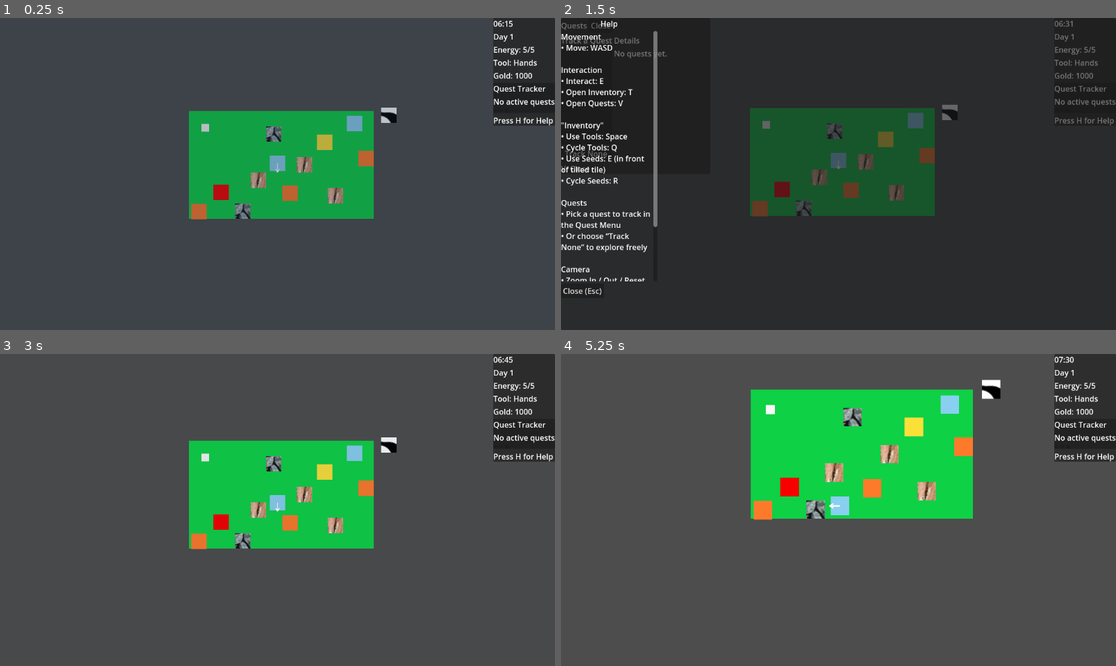
Above: before the commit, frames 1-4 (two rows, left to right).
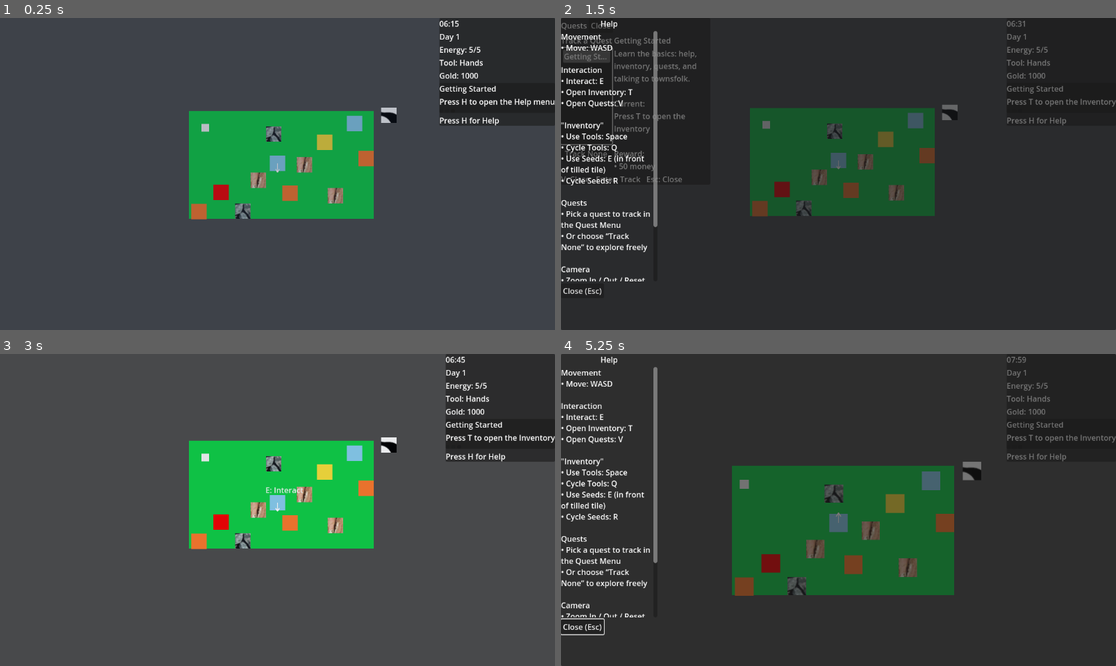
Above: after the commit, the same moments.

Repository: Elias-Fariz/agri-cultured
Game: Godot game, scene res://tscn/Farm.tscn
Same seed, same stepped clock (60 frames per second), same inputs: the game is played once before the commit and once after it.
Inputs (mouse positions are in pixels of both pictures, inside the frame that each line leads up to; where the layout moved, square brackets give the same spot in the first picture):
- Up to frame 1 (0.25 s): no input
- Up to frame 2 (1.5 s): tap H (open_help) at 0.5 s; hold D (move_right) 0.53-1.25 s; hold E (interact) 0.53-1.25 s; tap V (open_quests) at 0.8 s; click (1021, 111) [1066, 111] at 1.25 s
- Up to frame 3 (3 s): click "Track None" at 2 s; tap H (open_help) at 2.75 s; hold S (move_down) from 2.78 s (still down); tap V (open_quests) at 2.85 s
- Up to frame 4 (5.25 s): tap Space (tool) at 3.05 s; tap H (open_help) at 3.5, 5 s; release S (move_down) at 3.53 s; hold D (move_right) 3.53-4.28 s; hold Space (tool) 3.53-4.28 s; tap E (interact) at 3.8, 4.55 s; hold W (move_up) 4.28-5.03 s; tap - (camera_zoom_out) at 4.35 s; hold A (move_left) from 5.03 s (still down); hold - (camera_zoom_out) from 5.03 s (still down)

The runs differ from the first frame. In frame 1, 3.8% of the frame differs, in the area x 79-100%, y 0-35%; in frame 2, 2.2%; in frame 3, 3.5%; in frame 4, 95%, in the area x 0-100%, y 0-100%.

Commit message:
tutorial quest
added a tutorial quest and FINALLY FIXED THE COMPLETED-BUT-NOT-CLAIMED ISSUE!

Diff:
--- a/autoloads/QuestEvents.gd
+++ b/autoloads/QuestEvents.gd
@@ -16,6 +16,7 @@
 signal entered_location(location_id: String)
 signal shipped(item_id: String, qty: int)
 signal action_done(action: String, amount: int)
+signal ui_opened(ui_id: String)
 
 signal quest_state_changed
 
@@ -36,3 +37,7 @@
 		# For things like "chop_tree"
 		GameState.apply_quest_event(action, "", amount)
 	)
+
+	ui_opened.connect(func(ui_id: String):
+		GameState.apply_quest_event("ui_open", ui_id, 1)
+	)
--- /dev/null
+++ b/data/quests/tutorial_day1.tres
@@ -0,0 +1,66 @@
+[gd_resource type="Resource" script_class="QuestData" load_steps=10 format=3 uid="uid://dc5tn3osodxit"]
+
+[ext_resource type="Script" uid="uid://cg0ailnic1w71" path="res://data/quests/QuestData.gd" id="1_fvlvt"]
+[ext_resource type="Script" uid="uid://bolxtchvrfo0y" path="res://data/quests/QuestStepData.gd" id="2_gw17v"]
+
+[sub_resource type="Resource" id="Resource_fvlvt"]
+script = ExtResource("2_gw17v")
+type = "ui_open"
+target = "help"
+text = "Press H to open the Help menu"
+metadata/_custom_type_script = "uid://bolxtchvrfo0y"
+
+[sub_resource type="Resource" id="Resource_gw17v"]
+script = ExtResource("2_gw17v")
+type = "ui_open"
+target = "inventory"
+text = "Press T to open the Inventory"
+metadata/_custom_type_script = "uid://bolxtchvrfo0y"
+
+[sub_resource type="Resource" id="Resource_ie44q"]
+script = ExtResource("2_gw17v")
+type = "ui_open"
+target = "quest_menu"
+text = "Press V to open the Quest menu"
+metadata/_custom_type_script = "uid://bolxtchvrfo0y"
+
+[sub_resource type="Resource" id="Resource_15lpo"]
+script = ExtResource("2_gw17v")
+type = "go_to"
+target = "town_square"
+text = "Press E in front of the orange square to move to the Town"
+metadata/_custom_type_script = "uid://bolxtchvrfo0y"
+
+[sub_resource type="Resource" id="Resource_klcmf"]
+script = ExtResource("2_gw17v")
+type = "talk_to"
+target = "npc_mayor"
+text = "Talk with the Mayor, the purple box in the top-left"
+metadata/_custom_type_script = "uid://bolxtchvrfo0y"
+
+[sub_resource type="Resource" id="Resource_aqkft"]
+script = ExtResource("2_gw17v")
+type = "ui_open"
+target = "townboard"
+text = "Walk to the townboard (yellow square) and press E to open it"
+metadata/_custom_type_script = "uid://bolxtchvrfo0y"
+
+[sub_resource type="Resource" id="Resource_12pbc"]
+script = ExtResource("2_gw17v")
+type = "go_to"
+target = "farm"
+text = "Return to the Farm, and welcome!"
+metadata/_custom_type_script = "uid://bolxtchvrfo0y"
+
+[resource]
+script = ExtResource("1_fvlvt")
+id = "tutorial_day1"
+title = "Getting Started"
+description = "Learn the basics: help, inventory, quests, and talking to townsfolk."
+quest_type = "chain"
+oneshot_action = ""
+steps = Array[ExtResource("2_gw17v")]([SubResource("Resource_fvlvt"), SubResource("Resource_gw17v"), SubResource("Resource_ie44q"), SubResource("Resource_15lpo"), SubResource("Resource_klcmf"), SubResource("Resource_aqkft"), SubResource("Resource_12pbc")])
+turn_in_id = "townboard"
+turn_in_text = "Once you're ready, go back to the Townboard to claim this quest!"
+reward_money = 50
+metadata/_custom_type_script = "uid://cg0ailnic1w71"
--- a/scripts/BaseOverlay.gd
+++ b/scripts/BaseOverlay.gd
@@ -12,6 +12,7 @@
 # If true, opening this overlay locks gameplay + pauses time.
 # HUD should be false. Inventory/Shipping/QuestBoard should be true.
 @export var is_modal: bool = false
+@export var tutorial_ui_id: String = ""
 
 var _is_open: bool = false
 
@@ -40,12 +41,18 @@
 
 func show_overlay() -> void:
 	_set_overlay_visible(true)
+	if tutorial_ui_id != "":
+		print("[Overlay] opened tutorial_ui_id=", tutorial_ui_id, " node=", name)
+		QuestEvents.ui_opened.emit(tutorial_ui_id)
 
 func hide_overlay() -> void:
 	_set_overlay_visible(false)
 
 func toggle_overlay() -> void:
-	_set_overlay_visible(not _is_open)
+	if is_open():
+		hide_overlay()
+	else:
+		show_overlay()
 
 func is_open() -> bool:
 	return _is_open
--- a/scripts/Farm.gd
+++ b/scripts/Farm.gd
@@ -170,7 +170,6 @@
 	if _is_raining_today():
 		_apply_rain_wet_visuals_today()
 
-
 func _on_day_changed(_day: int) -> void:
 	var grew_from_rain := rained_today  # rain that happened during the previous day
 
--- a/scripts/GameState.gd
+++ b/scripts/GameState.gd
@@ -283,6 +283,9 @@
 
 var _talked_block_by_npc: Dictionary = {}  # npc_id -> String "day:morning" etc.
 
+const TUTORIAL_QUEST_ID := "tutorial_day1"
+const TUTORIAL_QUEST_RES_PATH := "res://data/quests/tutorial_day1.tres"
+
 
 func _ready() -> void:
 	reset_energy()
@@ -295,6 +298,11 @@
 	QuestEvents.chopped_tree.connect(_on_quest_chopped_tree)
 	QuestEvents.broke_rock.connect(_on_quest_broke_rock)
 	QuestEvents.harvested.connect(_on_quest_harvested)
+
+	QuestEvents.ui_opened.connect(_on_quest_ui_opened)
+	var tm := get_node_or_null("/root/TimeManager")
+	if tm:
+		tm.day_changed.connect(_on_day_changed)
 
 func cycle_tool_next() -> void:
 	current_tool = (int(current_tool) + 1) % TOOL_COUNT
@@ -398,6 +406,7 @@
 
 	var quest: Dictionary = active_quests[quest_id]
 	quest["completed"] = true
+	quest["claimed"] = false
 	active_quests.erase(quest_id)
 	completed_quests[quest_id] = quest
 	print("Quest completed: ", quest_id)
@@ -484,6 +493,10 @@
 	GameState.apply_quest_event("harvest", item_id, amount)
 	QuestEvents.quest_state_changed.emit()
 
+func _on_quest_ui_opened(ui_id: String) -> void:
+	GameState.apply_quest_event("ui_open", ui_id, 1)
+	QuestEvents.quest_state_changed.emit()
+
 func _increment_matching_quests(qtype: String, target: String, delta: int) -> void:
 	# active_quests is assumed to be a Dictionary: id -> quest Dictionary
 	for id in active_quests.keys():
@@ -527,6 +540,8 @@
 		return
 
 	var step: Dictionary = steps[step_index]
+	if qid == "tutorial_day1":
+		print("[Tutorial] waiting step_index=", step_index, " step_type=", String(step.get("type","")), " step_target=", String(step.get("target","")))
 
 	if String(step.get("type", "")) != event_type:
 		return
@@ -650,6 +665,64 @@
 
 	return {}
 
+func get_tracked_objective_text() -> String:
+	var quest := get_tracked_quest()
+	if quest.is_empty():
+		return ""
+
+	# If completed but unclaimed -> show turn-in guidance
+	var is_completed := bool(quest.get("completed", false))
+	var claimed := bool(quest.get("claimed", false))
+	if is_completed and not claimed:
+		# Prefer explicit turn_in_text
+		var turn_text := String(quest.get("turn_in_text", ""))
+		if turn_text.strip_edges() != "":
+			return turn_text
+
+		# Otherwise, build something sensible from turn_in_id
+		var turn_id := String(quest.get("turn_in_id", ""))
+		if turn_id.strip_edges() != "":
+			return "Turn in: " + turn_id
+
+		return "Turn in to claim your reward."
+
+	# Otherwise (active quest) -> show current step objective
+	if String(quest.get("type", "")) == "chain":
+		var steps: Array = quest.get("steps", [])
+		var step_index: int = int(quest.get("step_index", 0))
+		if step_index >= 0 and step_index < steps.size():
+			var step: Dictionary = steps[step_index]
+			# Prefer step text if you store it
+			var step_text := String(step.get("text", ""))
+			if step_text.strip_edges() != "":
+				return step_text
+
+			# Fallback: generate from type/target
+			var t := String(step.get("type", ""))
+			var target := String(step.get("target", ""))
+			return _format_objective_fallback(t, target, int(step.get("amount", 1)), int(step.get("progress", 0)))
+
+	# Oneshot fallback
+	var t2 := String(quest.get("type", ""))
+	var target2 := String(quest.get("target", ""))
+	return _format_objective_fallback(t2, target2, int(quest.get("amount", 1)), int(quest.get("progress", 0)))
+
+func _format_objective_fallback(t: String, target: String, amount: int, progress: int) -> String:
+	match t:
+		"ui_open":
+			return "Open: " + target
+		"talk_to":
+			return "Talk to: " + target
+		"go_to":
+			return "Go to: " + target
+		"ship":
+			return "Ship: %s (%d/%d)" % [target, progress, amount]
+		"action":
+			return "Do: " + target
+		_:
+			return "Objective: "
+
+
 func get_quest_objective_text(q: Dictionary) -> String:
 	if q.is_empty():
 		return ""
@@ -703,6 +776,8 @@
 	return ids
 
 func apply_quest_event(action: String, target: String = "", amount: int = 1) -> void:
+	print("[QuestEvent] apply_quest_event action=", action, " target=", target, " amount=", amount)
+
 	var changed: bool = false
 	var to_complete: Array[String] = []
 
@@ -784,3 +859,50 @@
 
 func mark_talked_to_npc(npc_id: String) -> void:
 	_talked_block_by_npc[npc_id] = _current_talk_block_stamp()
+
+func _on_day_started(day: int) -> void:
+	if day == 1:
+		ensure_tutorial_day1_started()
+
+func ensure_tutorial_day1_started() -> void:
+	# If already active or completed, do nothing.
+	if _is_quest_active(TUTORIAL_QUEST_ID) or _is_quest_completed(TUTORIAL_QUEST_ID):
+		return
+
+	var qres := load(TUTORIAL_QUEST_RES_PATH)
+	if qres == null:
+		push_warning("Tutorial quest resource not found at: " + TUTORIAL_QUEST_RES_PATH)
+		return
+
+	# qres is QuestData
+	var qdict: Dictionary = qres.to_dict()
+
+	add_quest(qdict)
+	set_tracked_quest(TUTORIAL_QUEST_ID)
+
+	QuestEvents.quest_state_changed.emit()
+
+func _is_quest_active(quest_id: String) -> bool:
+	return active_quests.has(quest_id)
+
+func _is_quest_completed(quest_id: String) -> bool:
+	return completed_quests.has(quest_id)
+
+func _on_day_changed(new_day: int) -> void:
+	print("Day changed:", new_day)
+	if new_day != 1:
+		return
+
+	# Only add once: if already active or completed, do nothing.
+	if active_quests.has(TUTORIAL_QUEST_ID) or completed_quests.has(TUTORIAL_QUEST_ID):
+		return
+
+	var qres := load(TUTORIAL_QUEST_RES_PATH)
+	if qres == null:
+		push_warning("Tutorial quest resource missing: " + TUTORIAL_QUEST_RES_PATH)
+		return
+
+	add_quest(qres.to_dict())
+	set_tracked_quest(TUTORIAL_QUEST_ID)
+
+	QuestEvents.quest_state_changed.emit()
--- a/scripts/NPC.gd
+++ b/scripts/NPC.gd
@@ -679,3 +679,25 @@
 		if not q.is_unlocked():
 			return q
 	return null
+
+func can_player_interact(player: Node) -> bool:
+	# If you already have a cooldown / time-block lock, use that.
+	# Examples: _can_talk_now, interactable, is_interactable, locked_until_timeblock, etc.
+	# Replace the condition below with your real one.
+	if not GameState.can_talk_to_npc(npc_id):
+		# Make them feel "uninteractable" during this block.
+		# You can optionally show overhead chatter instead, but no UI pop.
+		return false
+
+	# Default: allow
+	return true
+
+
+func get_interact_prompt(player: Node) -> String:
+	# Only show talk if they can actually talk right now
+	if not can_player_interact(player):
+		return ""
+	return "E: Talk"
+
+func get_npc_id() -> String:
+	return npc_id
--- a/scripts/NPCInteract.gd
+++ b/scripts/NPCInteract.gd
@@ -1,6 +1,49 @@
 extends Area2D
 
+@export var prompt_text: String = "E: Talk"
+@export var npc_id_property_name: StringName = &"npc_id"  # the variable name on NPC.gd
+
+func _get_parent_npc_id() -> String:
+	var npc := get_parent()
+	if npc == null:
+		return ""
+
+	# 1) Best case: NPC.gd exposes a method
+	if npc.has_method("get_npc_id"):
+		return str(npc.call("get_npc_id"))
+
+	# 2) Otherwise: read property directly (works for script variables)
+	# Godot lets you access script variables as properties if they exist.
+	# We guard by checking if the property exists to avoid errors.
+	if npc_id_property_name != &"" and npc.has_method("get"):
+		# 'get' exists on Object; we still need to ensure the property is real.
+		# If property doesn't exist, get() returns null.
+		var v = npc.get(npc_id_property_name)
+		if v != null:
+			return str(v)
+
+	# 3) Fallback: use node name (only if you want)
+	# return npc.name
+	return ""
+
+func can_player_interact(player: Node) -> bool:
+	var id := _get_parent_npc_id()
+	if id == "":
+		# If we can't identify, be conservative: allow once (or return true)
+		return true
+
+	return GameState.can_talk_to_npc(id)
+
+func get_interact_prompt(player: Node) -> String:
+	if not can_player_interact(player):
+		return ""
+	return prompt_text
+
 func interact() -> void:
+	# Block interaction if the talk cooldown says no
+	if not can_player_interact(null):
+		return
+
 	var npc := get_parent()
 	if npc and npc.has_method("start_dialogue"):
 		npc.start_dialogue()
--- /dev/null
+++ b/scripts/PlayerInteractPrompt.gd
@@ -0,0 +1,189 @@
+extends Node
+
+@export var sense_area_path: NodePath
+@export var prompt_label_path: NodePath
+@export var prompt_anchor_path: NodePath
+
+# Optional: if your Player exposes a facing vector, set this to a method name like "get_facing_dir"
+@export var player_facing_method: StringName = &""
+
+# Tuning
+@export var max_show_distance: float = 64.0
+@export var require_in_front: bool = true
+@export var front_dot_threshold: float = 0.2
+@export var update_interval: float = 0.05
+
+# Debug
+@export var debug_enabled: bool = false
+
+var _sense_area: Area2D
+var _label: Label
+var _anchor: CanvasItem
+
+var _nearby: Array[Node] = []
+var _t_accum := 0.0
+
+func _ready() -> void:
+	_sense_area = get_node_or_null(sense_area_path) as Area2D
+	_label = get_node_or_null(prompt_label_path) as Label
+	_anchor = get_node_or_null(prompt_anchor_path) as CanvasItem
+
+	print("[Prompt] label path=", prompt_label_path, " found=", _label)
+	if _label:
+		print("[Prompt] label node path=", _label.get_path())
+		print("[Prompt] label initial text=", _label.text)
+		print("[Prompt] label visible=", _label.visible)
+
+	if debug_enabled:
+		print("[Prompt] ready. sense_area=", _sense_area, " label=", _label, " anchor=", _anchor)
+
+	if _sense_area:
+		# Ensure monitoring is on
+		_sense_area.monitoring = true
+		_sense_area.monitorable = true
+
+		_sense_area.area_entered.connect(_on_area_entered)
+		_sense_area.area_exited.connect(_on_area_exited)
+		_sense_area.body_entered.connect(_on_body_entered)
+		_sense_area.body_exited.connect(_on_body_exited)
+
+	_hide()
+
+func _process(delta: float) -> void:
+	_t_accum += delta
+	if _t_accum < update_interval:
+		return
+	_t_accum = 0.0
+
+	# If gameplay locked (modal overlay/dialogue), hide prompt.
+	if _is_gameplay_locked():
+		_hide()
+		return
+
+	var best := _pick_best_target()
+	if best == null:
+		_hide()
+		return
+
+	# Respect target gate
+	if best.has_method("can_player_interact"):
+		var can_now := bool(best.call("can_player_interact", get_parent()))
+		if not can_now:
+			if debug_enabled:
+				print("[Prompt] target says cannot interact now:", best.name)
+			_hide()
+			return
+
+	# Get prompt text
+	var text := ""
+	if best.has_method("get_interact_prompt"):
+		text = str(best.call("get_interact_prompt", get_parent()))
+	else:
+		text = "E: Interact"
+
+	if text.strip_edges() == "":
+		_hide()
+		return
+
+	_show(text)
+
+func _on_area_entered(a: Area2D) -> void:
+	_try_add(a)
+
+func _on_area_exited(a: Area2D) -> void:
+	_nearby.erase(a)
+
+func _on_body_entered(b: Node) -> void:
+	_try_add(b)
+
+func _on_body_exited(b: Node) -> void:
+	_nearby.erase(b)
+
+func _try_add(n: Node) -> void:
+	if n == null:
+		return
+	if _nearby.has(n):
+		return
+
+	# Prefer explicit group, but also allow method-based detection
+	if n.is_in_group("interactables") or n.has_method("interact") or n.has_method("get_interact_prompt"):
+		_nearby.append(n)
+		if debug_enabled:
+			print("[Prompt] added nearby:", n.name, " type=", n.get_class())
+
+func _pick_best_target() -> Node:
+	var player := get_parent() as Node2D
+	if player == null:
+		return null
+
+	var player_pos := player.global_position
+	var facing := _get_player_facing(player)
+
+	# Clean invalid references
+	for i in range(_nearby.size() - 1, -1, -1):
+		if not is_instance_valid(_nearby[i]):
+			_nearby.remove_at(i)
+
+	var best: Node = null
+	var best_score := -INF
+
+	for n in _nearby:
+		if not (n is Node2D):
+			continue
+		var target := n as Node2D
+		var to_target := target.global_position - player_pos
+		var dist := to_target.length()
+		if dist > max_show_distance:
+			continue
+
+		var dir := to_target.normalized()
+
+		var dot := facing.dot(dir)
+		if require_in_front and dot < front_dot_threshold:
+			continue
+
+		# closer + more in front
+		var score := (dot * 2.0) - (dist / max_show_distance)
+
+		if n.has_method("get_interact_priority"):
+			score += float(n.call("get_interact_priority")) * 0.5
+
+		if score > best_score:
+			best_score = score
+			best = n
+
+	if debug_enabled and best != null:
+		print("[Prompt] best target:", best.name)
+
+	return best
+
+func _get_player_facing(player: Node) -> Vector2:
+	# Fallback: assume facing down
+	return player.facing
+
+func _is_gameplay_locked() -> bool:
+	# Robust autoload lookup:
+	var gs := get_node_or_null("/root/GameState")
+	if gs and gs.has_method("is_gameplay_locked"):
+		return bool(gs.call("is_gameplay_locked"))
+
+	# Optional dialogue visibility check
+	var dialogue_ui := get_tree().get_first_node_in_group("dialogue_ui")
+	if dialogue_ui and (dialogue_ui is CanvasItem) and (dialogue_ui as CanvasItem).visible:
+		return true
+
+	return false
+
+func _show(text: String) -> void:
+	if _label == null:
+		return
+	_label.text = text
+	_label.visible = true
+	if _anchor:
+		_anchor.visible = true
+
+func _hide() -> void:
+	if _label:
+		_label.visible = false
+	if _anchor:
+		_anchor.visible = false
--- a/scripts/QuestTrackerHUD.gd
+++ b/scripts/QuestTrackerHUD.gd
@@ -37,12 +37,13 @@
 
 	# If tracked quest is not active anymore, fall back (optional)
 	# (This happens when a quest completes or is removed)
-	if not GameState.active_quests.has(tracked):
-		tracked = ""
+	# If the tracked quest isn't trackable anymore (missing or claimed), clear it.
+	if not _is_trackable(tracked):
 		GameState.tracked_quest_id = ""
 		_index = -1
 		_render_none("No quest tracked")
 		return
+
 
 	_index = _active_ids.find(tracked)
 	if _index == -1:
@@ -52,9 +53,14 @@
 		_render_none("No quest tracked")
 		return
 
-	var q: Dictionary = GameState.get_tracked_quest()
+	var q: Dictionary = {}
+	if GameState.active_quests.has(tracked):
+		q = GameState.active_quests[tracked]
+	elif GameState.completed_quests.has(tracked):
+		q = GameState.completed_quests[tracked]
+
 	var title := String(q.get("title", "Quest"))
-	var objective := GameState.get_quest_objective_text(q)
+	var objective := GameState.get_tracked_objective_text()
 
 	title_label.text = title
 	objective_label.text = objective if objective != "" else "…"
@@ -84,3 +90,18 @@
 
 func _on_none() -> void:
 	GameState.clear_tracked_quest()
+
+func _is_trackable(qid: String) -> bool:
+	if qid == "":
+		return false
+
+	# Active quests are always trackable
+	if GameState.active_quests.has(qid):
+		return true
+
+	# Completed quests are trackable only if not claimed
+	if GameState.completed_quests.has(qid):
+		var q: Dictionary = GameState.completed_quests[qid]
+		return not bool(q.get("claimed", false))
+
+	return false
--- a/scripts/TimeManager.gd
+++ b/scripts/TimeManager.gd
@@ -21,6 +21,11 @@
 @export var day_start_hour: int = 10
 @export var evening_start_hour: int = 18
 @export var night_start_hour: int = 22
+
+func _ready() -> void:
+	# Bootstrap: let listeners (HUD, quests, etc.) know the initial day.
+	emit_signal("day_changed", day)
+	emit_signal("time_changed", minutes)
 
 func _process(delta: float) -> void:
 	if not running:
--- a/scripts/TownBoard.gd
+++ b/scripts/TownBoard.gd
@@ -7,3 +7,12 @@
 		if ui.has_method("debug_print_available_quests"):
 			ui.debug_print_available_quests()
 		ui.show_overlay()
+
+func can_player_interact(player: Node) -> bool:
+	return true
+
+func get_interact_prompt(player: Node) -> String:
+	return "E: Read Board"
+
+func get_interact_priority() -> int:
+	return 5
--- a/tscn/AnimalKeeperArea.tscn
+++ b/tscn/AnimalKeeperArea.tscn
@@ -16,6 +16,7 @@
 [ext_resource type="PackedScene" uid="uid://cde8sgn45urws" path="res://ui/HelpOverlay.tscn" id="12_22afs"]
 [ext_resource type="PackedScene" uid="uid://d1qqa5bygrbsp" path="res://ui/HUD.tscn" id="13_1ihrq"]
 [ext_resource type="Script" uid="uid://dvg0ynlpgst4t" path="res://scripts/WorldSpawn.gd" id="16_6qbnr"]
+[ext_resource type="PackedScene" uid="uid://ci8kga43aovsx" path="res://ui/DayNightOverlay.tscn" id="16_22afs"]
 
 [sub_resource type="TileSetAtlasSource" id="TileSetAtlasSource_vvco1"]
 texture = ExtResource("2_vnc70")
@@ -138,5 +139,7 @@
 
 [node name="HUD" parent="." instance=ExtResource("13_1ihrq")]
 
+[node name="DayNightOverlay" parent="." instance=ExtResource("16_22afs")]
+
 [node name="SpawnManager" type="Node" parent="."]
 script = ExtResource("16_6qbnr")
--- a/tscn/NPC.tscn
+++ b/tscn/NPC.tscn
@@ -24,7 +24,7 @@
 [node name="CollisionShape2D" type="CollisionShape2D" parent="."]
 shape = SubResource("RectangleShape2D_8j625")
 
-[node name="InteractArea" type="Area2D" parent="."]
+[node name="InteractArea" type="Area2D" parent="." groups=["interactables"]]
 collision_layer = 3
 script = ExtResource("3_7xv34")
 
--- a/tscn/Player.tscn
+++ b/tscn/Player.tscn
@@ -13,12 +13,16 @@
 [ext_resource type="AudioStream" uid="uid://bdmecs377p8gx" path="res://audio/footsteps/stone_steps_01.WAV" id="8_7fkfc"]
 [ext_resource type="AudioStream" uid="uid://byfycenow50f8" path="res://audio/footsteps/stone_steps_02.WAV" id="9_5jfsi"]
 [ext_resource type="AudioStream" uid="uid://bxsrixmfhey82" path="res://audio/footsteps/stone_steps_03.WAV" id="10_r3dvn"]
+[ext_resource type="Script" uid="uid://br7sbrrhxpw40" path="res://scripts/PlayerInteractPrompt.gd" id="14_56q24"]
 
 [sub_resource type="RectangleShape2D" id="RectangleShape2D_xfidv"]
 size = Vector2(31, 31)
 
 [sub_resource type="RectangleShape2D" id="RectangleShape2D_vobxb"]
 size = Vector2(28, 28)
+
+[sub_resource type="CircleShape2D" id="CircleShape2D_34em8"]
+radius = 134.00374
 
 [node name="Player" type="CharacterBody2D" groups=["player"]]
 collision_layer = 2
@@ -58,3 +62,25 @@
 
 [node name="FootstepPlayer" type="AudioStreamPlayer2D" parent="."]
 bus = &"SFX"
+
+[node name="InteractSense" type="Area2D" parent="."]
+collision_layer = 3
+collision_mask = 5
+
+[node name="CollisionShape2D" type="CollisionShape2D" parent="InteractSense"]
+shape = SubResource("CircleShape2D_34em8")
+
+[node name="InteractPrompt" type="Node2D" parent="."]
+position = Vector2(-25, -38)
+
+[node name="PromptLabel" type="Label" parent="InteractPrompt"]
+offset_right = 40.0
+offset_bottom = 23.0
+text = "E: Talk"
+horizontal_alignment = 1
+
+[node name="InteractPromptController" type="Node" parent="."]
+script = ExtResource("14_56q24")
+sense_area_path = NodePath("../InteractSense")
+prompt_label_path = NodePath("../InteractPrompt/PromptLabel")
+prompt_anchor_path = NodePath("../InteractPrompt")
--- a/tscn/TownBoard.tscn
+++ b/tscn/TownBoard.tscn
@@ -6,7 +6,7 @@
 [sub_resource type="RectangleShape2D" id="RectangleShape2D_6qt7u"]
 size = Vector2(32, 32)
 
-[node name="TownBoard" type="Area2D"]
+[node name="TownBoard" type="Area2D" groups=["interactables"]]
 script = ExtResource("1_imy6r")
 
 [node name="Sprite2D" type="Sprite2D" parent="."]
--- a/ui/HelpOverlay.tscn
+++ b/ui/HelpOverlay.tscn
@@ -7,6 +7,7 @@
 visual_node_path = NodePath("Panel")
 start_visible_in_game = false
 is_modal = true
+tutorial_ui_id = "help"
 
 [node name="Panel" type="Panel" parent="."]
 visible = false
--- a/ui/InventoryUI.tscn
+++ b/ui/InventoryUI.tscn
@@ -7,6 +7,7 @@
 visual_node_path = NodePath("Panel")
 start_visible_in_game = false
 is_modal = true
+tutorial_ui_id = "inventory"
 
 [node name="Panel" type="Panel" parent="."]
 visible = false
--- a/ui/QuestBoardUI.tscn
+++ b/ui/QuestBoardUI.tscn
@@ -7,6 +7,7 @@
 visual_node_path = NodePath("Panel")
 start_visible_in_game = false
 is_modal = true
+tutorial_ui_id = "townboard"
 
 [node name="Panel" type="PanelContainer" parent="."]
 visible = false
--- a/ui/QuestMenuUI.tscn
+++ b/ui/QuestMenuUI.tscn
@@ -7,6 +7,7 @@
 visual_node_path = NodePath("Panel")
 start_visible_in_game = false
 is_modal = true
+tutorial_ui_id = "quest_menu"
 
 [node name="Panel" type="PanelContainer" parent="."]
 visible = false
Not shown, changed: requirements.txt
Not shown, added: scripts/PlayerInteractPrompt.gd.uid
Not shown: 1 places in tscn/AnimalKeeperArea.tscn that only renumber resources
Not shown: 1 places in tscn/Player.tscn that only renumber resources
